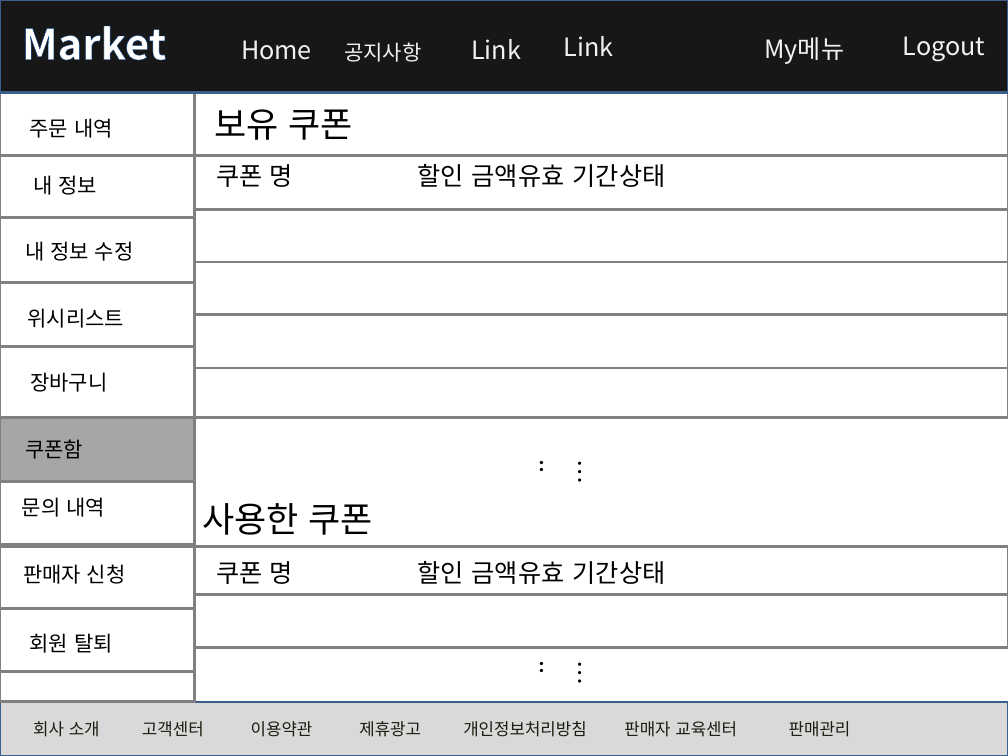
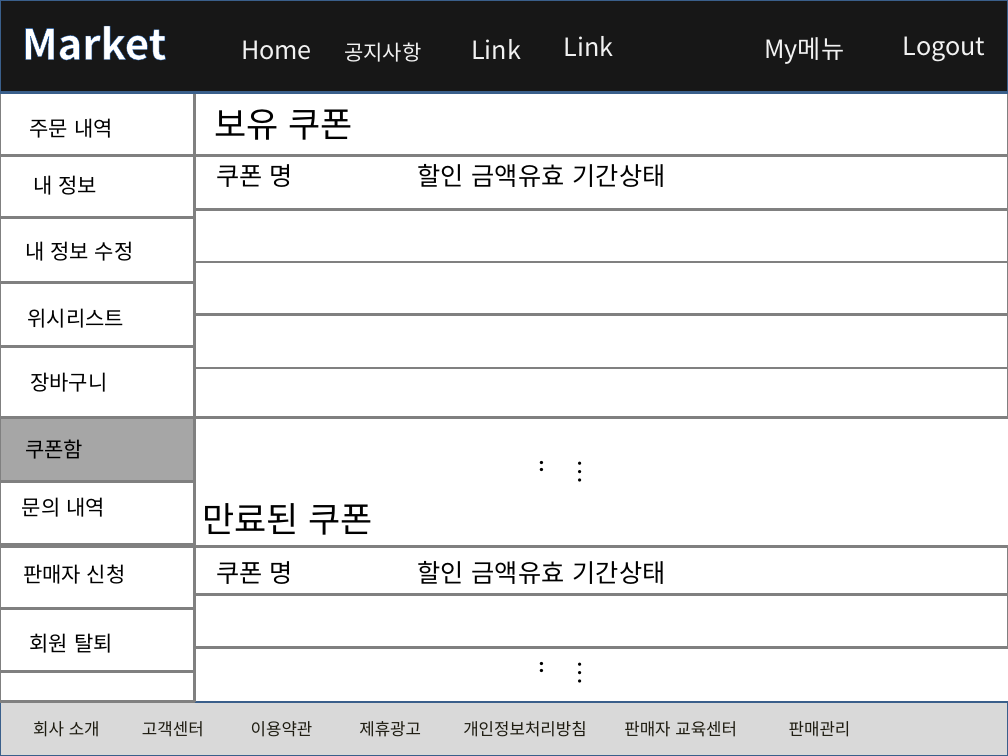
Before and after one commit to rosangels2/market, a slide deck: slide 22 of 포트폴리오/스토리보드/스토리보드.pptx. Drawn at 1008x756 pixels with LibreOffice and Linux fonts; fonts in the diff are those of the drawing. Boxes give left, top, right and bottom in pixels: in the first picture for what was removed or moved away, otherwise in the second. Text is boxed around its words. In the diff, an @@ line names an element or a change of style, - is before the commit and + after.

```diff
--- a/포트폴리오/스토리보드/스토리보드.pptx
+++ b/포트폴리오/스토리보드/스토리보드.pptx
@@ text at (202,503,373,535): text changed @@
-사용한 쿠폰
+만료된 쿠폰
```
Also in this commit, not shown: 2 other slides changed, 1 slide added, 8 other files.
